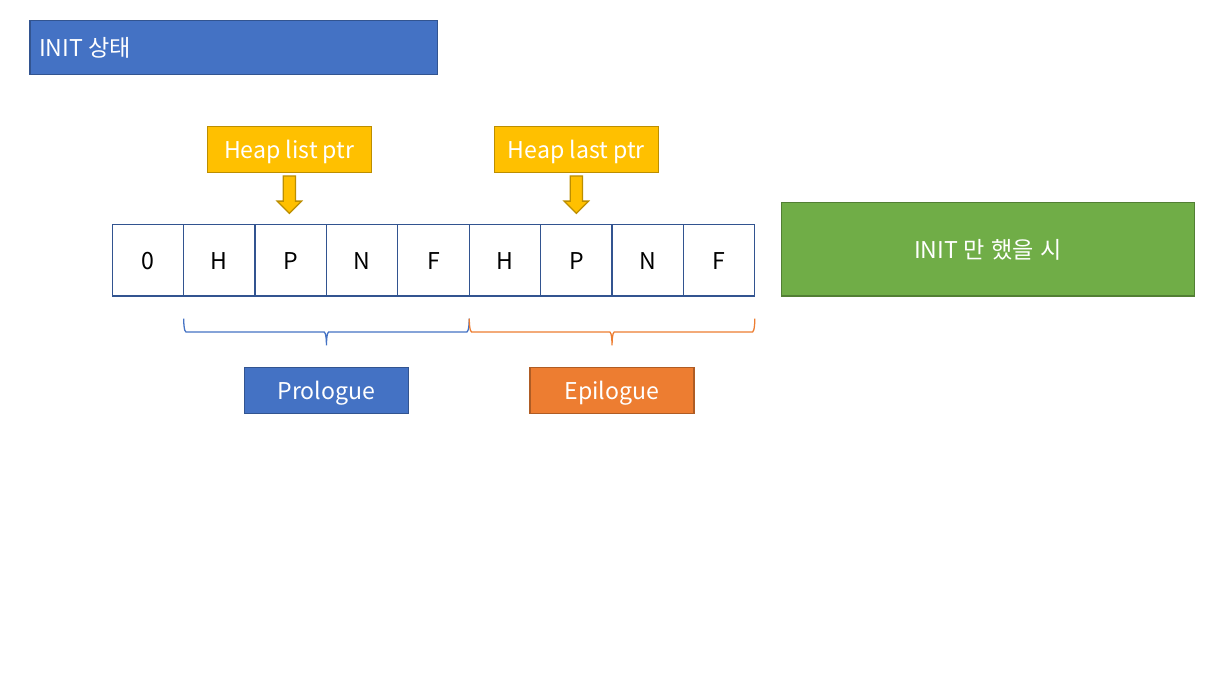
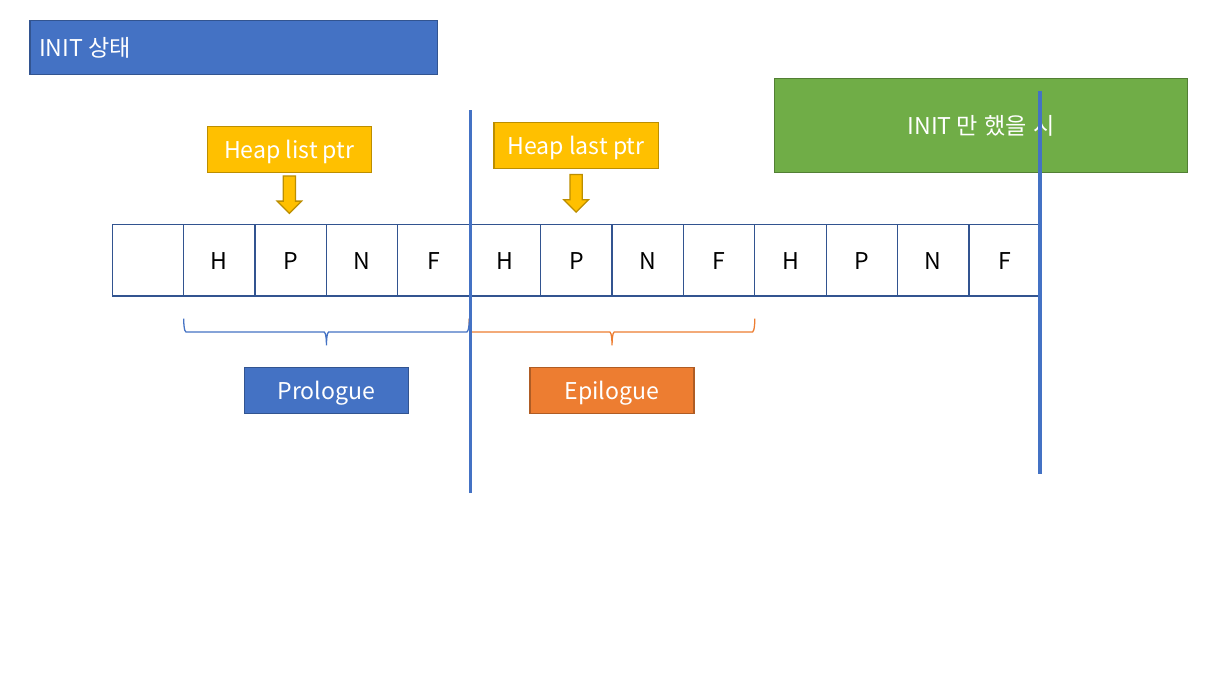
Before and after one commit to karockai/AllocatorPractice, a slide deck: slide 1 of Explicit_size_order.pptx. Drawn at 1232x693 pixels with LibreOffice and Linux fonts; fonts in the diff are those of the drawing. Boxes give left, top, right and bottom in pixels: in the first picture for what was removed or moved away, otherwise in the second. Text is boxed around its words. In the diff, an @@ line names an element or a change of style, - is before the commit and + after.

```diff
--- a/Explicit_size_order.pptx
+++ b/Explicit_size_order.pptx
@@ rectangle "INIT 만 했을 시": place and size @@
-rectangle "INIT 만 했을 시" at [782,202,1195,297]
+rectangle "INIT 만 했을 시" at [775,79,1188,173]
@@ line added from (470, 494) to (470, 110), #4472C4 3 pt @@
@@ line added from (1041, 474) to (1041, 91), #4472C4 3 pt @@
@@ rectangle "Heap last ptr": place and size @@
-rectangle "Heap last ptr" at [494,127,659,173]
+rectangle "Heap last ptr" at [494,123,659,169]
@@ rectangle added at [755,225,826,296], fill #FFFFFF, outline #325491 1 pt, 18 pt, text #000000 @@
+H
@@ rectangle added at [826,225,897,296], fill #FFFFFF, outline #325491 1 pt, 18 pt, text #000000 @@
+P
@@ rectangle added at [897,225,969,296], fill #FFFFFF, outline #325491 1 pt, 18 pt, text #000000 @@
+N
@@ rectangle added at [970,225,1041,296], fill #FFFFFF, outline #325491 1 pt, 18 pt, text #000000 @@
+F
@@ text in rectangle at [142,251,155,270]: text removed @@
-0
```
Also in this commit, not shown: 10 slides added, 2 other files.
